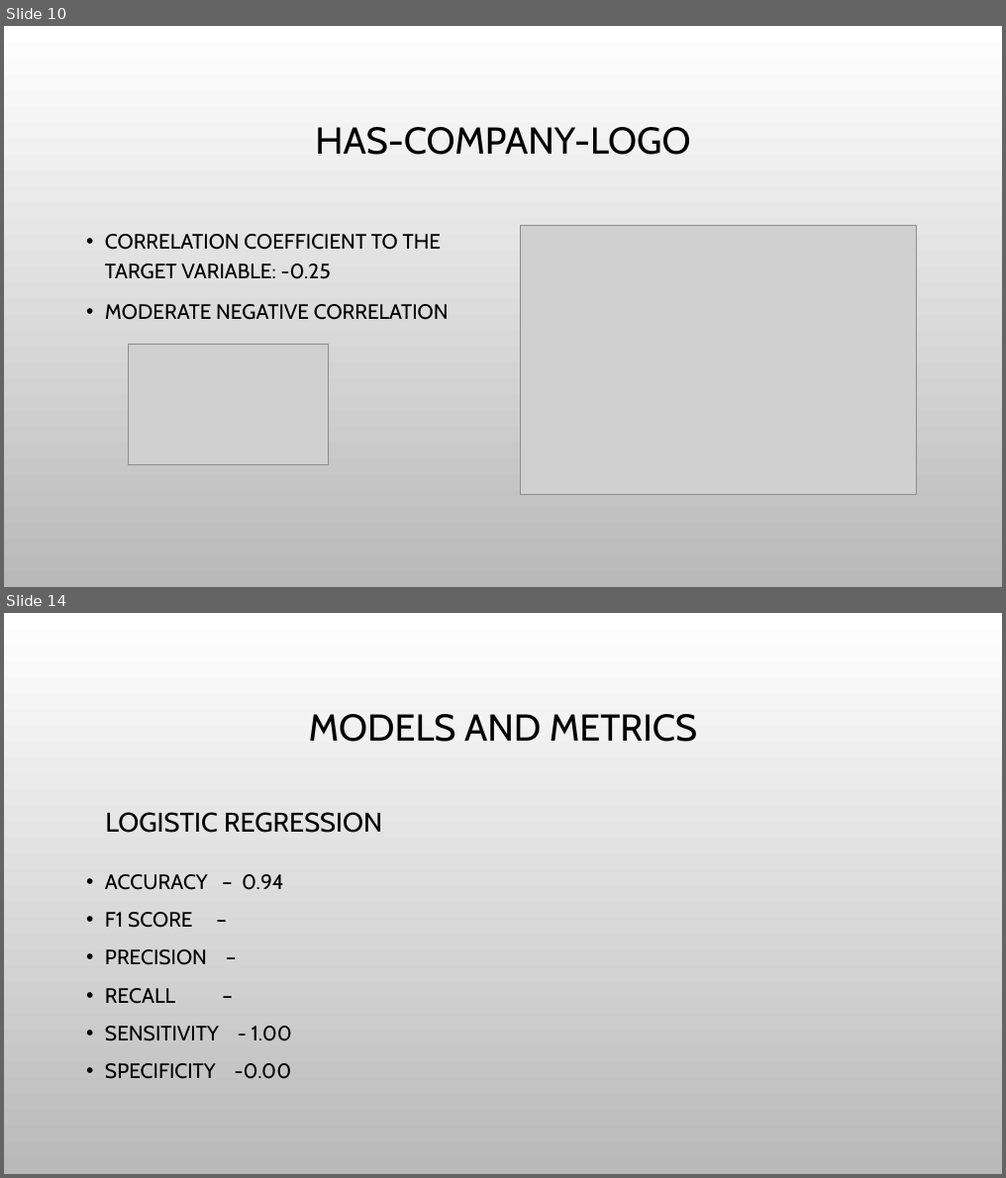
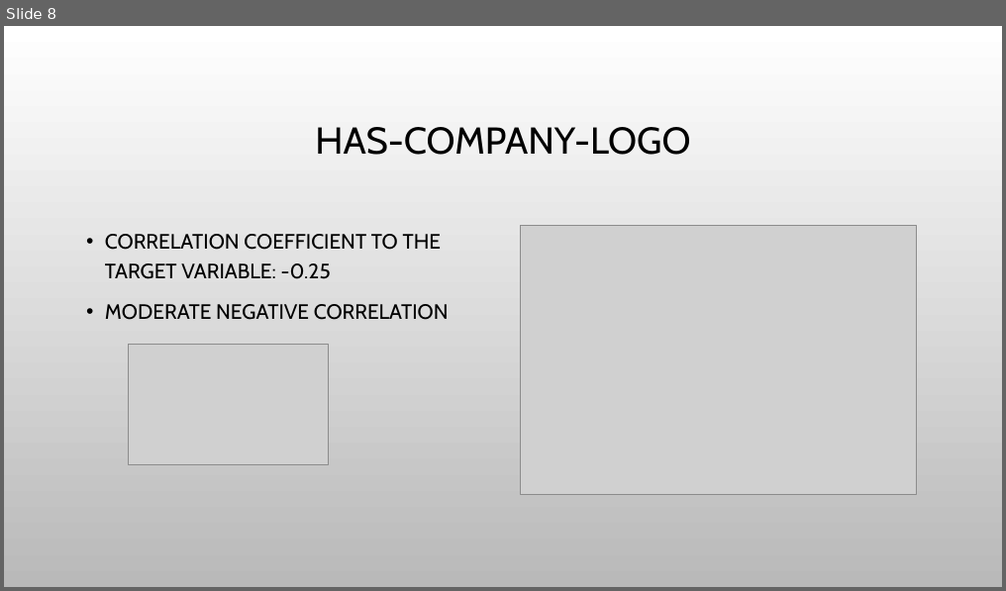
Before and after one commit to hjyoon16/Fake_Job_Post_Classification, a slide deck: 502projectPresentation.pptx. Shown one above the other, each under a label of ours: slides 10 and 14 before the commit, slide 8 after it; the slides between them are not shown. The pictures are 1006x1178 and 1006x591 pixels, drawn with LibreOffice and Linux fonts; fonts in the diff are those of the drawing; grey boxes stand for pictures; background and template pictures are left out. Boxes give left, top, right and bottom in pixels: in the first picture for what was removed or moved away, otherwise in the second. Text is boxed around its words. In the diff, an @@ line names an element or a change of style, - is before the commit and + after.

```diff
--- a/502projectPresentation.pptx
+++ b/502projectPresentation.pptx
@@ slide 14 removed at (4,613,1002,1174), background picture (left out) @@
@@ title removed at (309,714,697,742) @@
-MODELS AND METRICS
@@ text removed at (105,812,382,833) @@
-LOGISTIC REGRESSION
@@ text removed at (105,874,292,1079) @@
-• ACCURACY – 0.94
-• F1 SCORE –
-• PRECISION –
-• RECALL –
-• SENSITIVITY - 1.00
-• SPECIFICITY -0.00
@@ what was slide 10 is now slide 8 @@
```
Also in this commit, not shown: 2 slides changed, 4 other slides removed.
